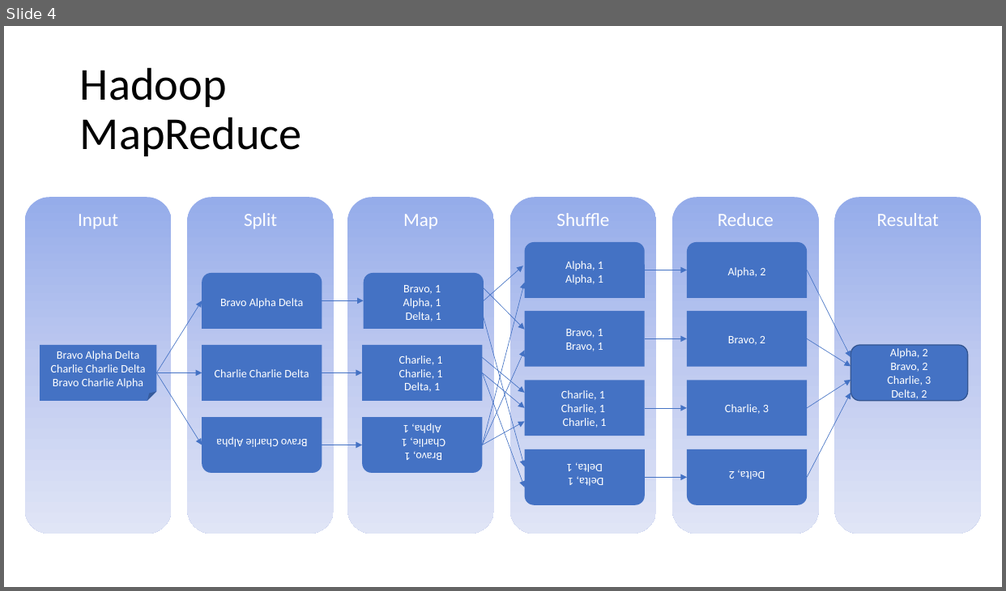
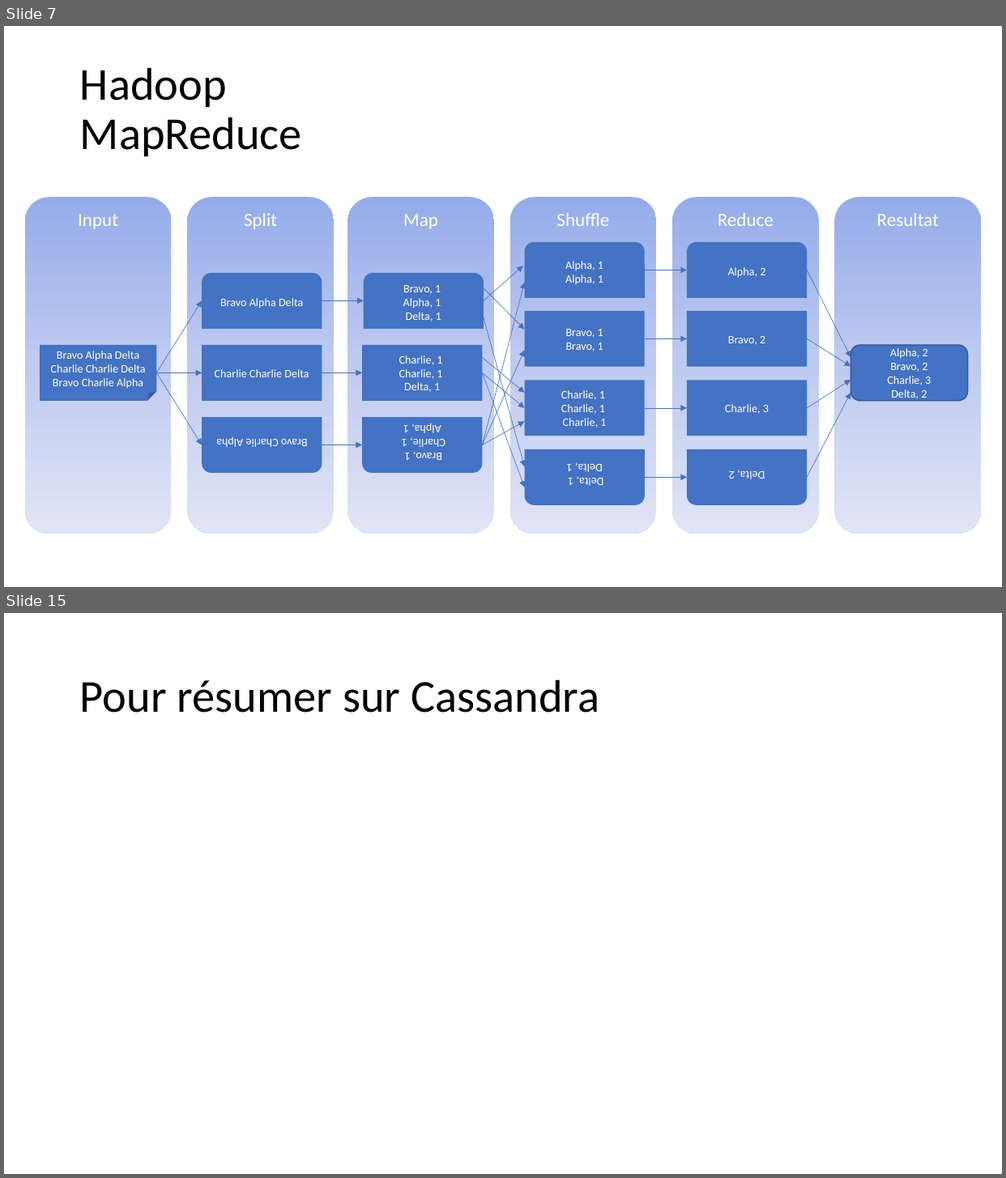
Before and after one commit to matritz-pro/share, a slide deck: topics/Data/bd/hadoop_cassandra/Hadoop_Cassandra.pptx. Shown one above the other, each under a label of ours: slide 4 before the commit, slides 7 and 15 after it; the slides between them are not shown. The pictures are 1006x591 and 1006x1178 pixels, drawn with LibreOffice and Linux fonts; fonts in the diff are those of the drawing. Boxes give left, top, right and bottom in pixels: in the first picture for what was removed or moved away, otherwise in the second. Text is boxed around its words. In the diff, an @@ line names an element or a change of style, - is before the commit and + after.

```diff
--- a/topics/Data/bd/hadoop_cassandra/Hadoop_Cassandra.pptx
+++ b/topics/Data/bd/hadoop_cassandra/Hadoop_Cassandra.pptx
@@ slide 15 added at [4,613,1002,1174], background #FFFFFF @@
@@ title added at [80,679,599,713], 44 pt, text #000000 @@
+Pour résumer sur Cassandra
@@ what was slide 4 is now slide 7 @@
```
Also in this commit, not shown: 3 slides changed, 10 other slides added, 1 slide removed, 20 other files.
